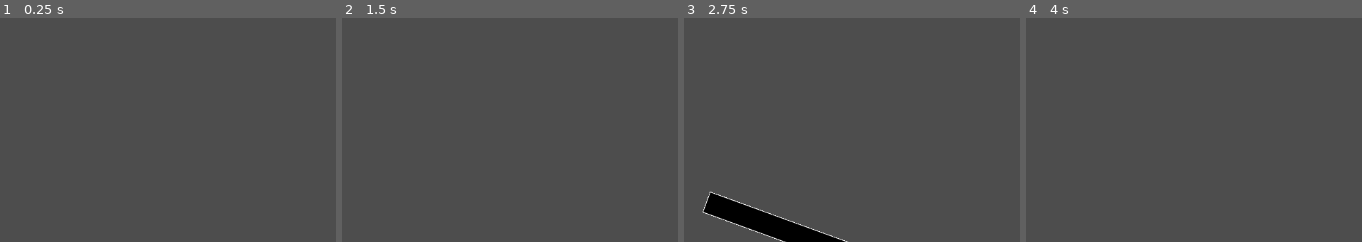
Above: before the commit, frames 1-4 (left to right).
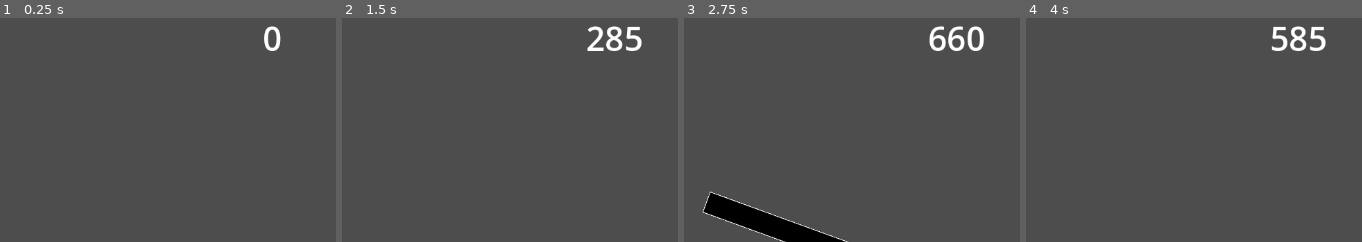
Above: after the commit, the same moments.

Repository: jo-ho/balance-game
Game: Godot game, scene res://game.tscn
Two runs of this game, one before a commit and one after it. Both use one fixed random seed, a clock stepped at 60 frames per second and the inputs below.
Inputs:
- Up to frame 1 (0.25 s): no input
- Up to frame 2 (1.5 s): hold Down (right_down) 0.53-1.28 s; hold S (left_down) from 1.28 s (still down)
- Up to frame 3 (2.75 s): release S (left_down) at 2.03 s; hold Down (right_down) from 2.03 s (still down)
- Up to frame 4 (4 s): release Down (right_down) at 2.78 s; hold W (left_up) 2.78-3.53 s; hold S (left_down) from 3.53 s (still down)
The pictures show only the part of the screen within x 0-50%, y 1-51%; the shares and areas given below are measured in that part.

The runs differ from the first frame. In frame 1, 0.3% of the frame differs, in the area x 78-84%, y 3-15%; in frame 2, 0.9%; in frame 3, 1.0%, in the area x 72-90%, y 3-15%; in frame 4, 0.9%.

Commit message:
Add dist traveled counter

Diff:
--- a/game.gd
+++ b/game.gd
@@ -14,8 +14,9 @@
 @onready var killzone: Killzone = $Bar/Bar/Killzone
 @onready var ball: Ball = $Ball
 @onready var obstacles: Node = $Obstacles
+@onready var distance: Label = $UI/Distance
 
-var dist_traveled: float = 0
+var starting_dist: float = 0
 
 func _ready() -> void:
 	randomize()
@@ -30,6 +31,8 @@
 
 	effect_manager.new_effect_received.connect(_on_new_effect_received)
 	killzone.ball_revived.connect(_on_ball_revived)
+
+	starting_dist = bar.position.y
 
 func _on_pickup_collected(effect_type: EffectData.Type, duration_secs: float) -> void:
 	effect_manager.add_effect(effect_type, duration_secs)
@@ -47,6 +50,7 @@
 		randi_range(0, get_viewport().size.x), bar.position.y - get_viewport().size.y)
 
 func _process(_delta: float) -> void:
+	distance.text = str(absi(bar.position.y - starting_dist))
 	pickup_spawner.try_spawn(bar.position.y)
 
 func _on_new_effect_received(effect: Effect) -> void:
--- a/game.tscn
+++ b/game.tscn
@@ -19,6 +19,9 @@
 [ext_resource type="PackedScene" uid="uid://ycuuh3f50omh" path="res://obstacle/obstacle_spawner.tscn" id="15_boyg6"]
 [ext_resource type="Texture2D" uid="uid://bq7ryvlqsxf6s" path="res://environment/assets/fog01.png" id="16_80cx4"]
 [ext_resource type="Resource" uid="uid://lvp8r16colrt" path="res://pickup/revive_pickup.tres" id="17_e8heu"]
+
+[sub_resource type="LabelSettings" id="LabelSettings_boyg6"]
+font_size = 48
 
 [sub_resource type="WorldBoundaryShape2D" id="WorldBoundaryShape2D_eow3j"]
 
@@ -42,6 +45,18 @@
 [node name="Effects" type="VBoxContainer" parent="UI"]
 offset_right = 40.0
 offset_bottom = 40.0
+
+[node name="Distance" type="Label" parent="UI"]
+anchors_preset = 5
+anchor_left = 0.5
+anchor_right = 0.5
+offset_left = -20.0
+offset_right = 20.0
+offset_bottom = 40.0
+grow_horizontal = 2
+text = "9999"
+label_settings = SubResource("LabelSettings_boyg6")
+horizontal_alignment = 1
 
 [node name="EffectManager" parent="." instance=ExtResource("2_fc0e3")]
 
Not shown: 1 places in game.tscn that only renumber resources
